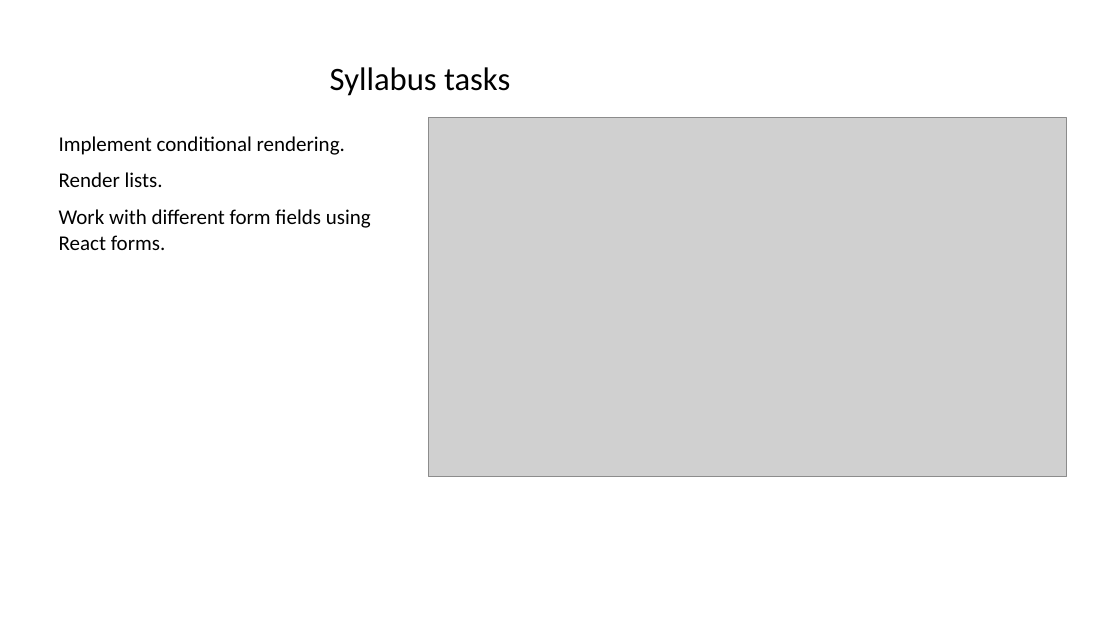
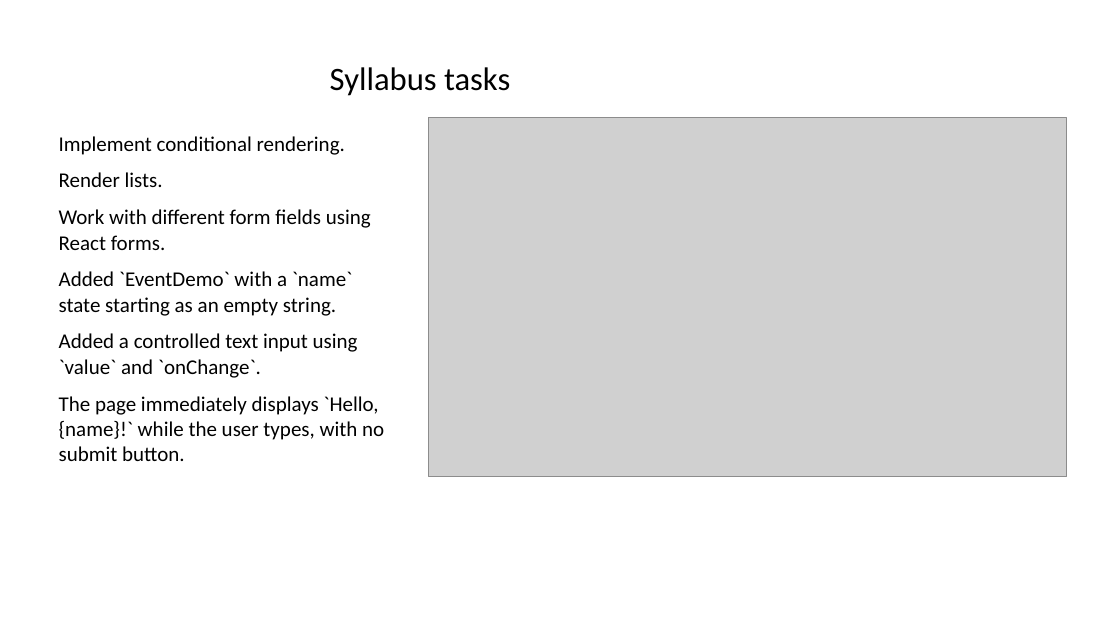
Before and after one commit to shiva31rama-cell/FSD2-LAB-SYLLABUS, a slide deck: slide 2 of PPTs/07_ReactJS_Conditional_Rendering_Lists_and_React_Forms.pptx. Drawn at 1120x630 pixels with LibreOffice and Linux fonts; fonts in the diff are those of the drawing; grey boxes stand for pictures. Boxes give left, top, right and bottom in pixels: in the first picture for what was removed or moved away, otherwise in the second. Text is boxed around its words. In the diff, an @@ line names an element or a change of style, - is before the commit and + after.

```diff
--- a/PPTs/07_ReactJS_Conditional_Rendering_Lists_and_React_Forms.pptx
+++ b/PPTs/07_ReactJS_Conditional_Rendering_Lists_and_React_Forms.pptx
@@ text at (59, 271, 384, 461): paragraphs added @@
+Added `EventDemo` with a `name` state starting as an empty string.
+Added a controlled text input using `value` and `onChange`.
+The page immediately displays `Hello, {name}!` while the user types, with no submit button.
```
Also in this commit, not shown: 31 other files.
